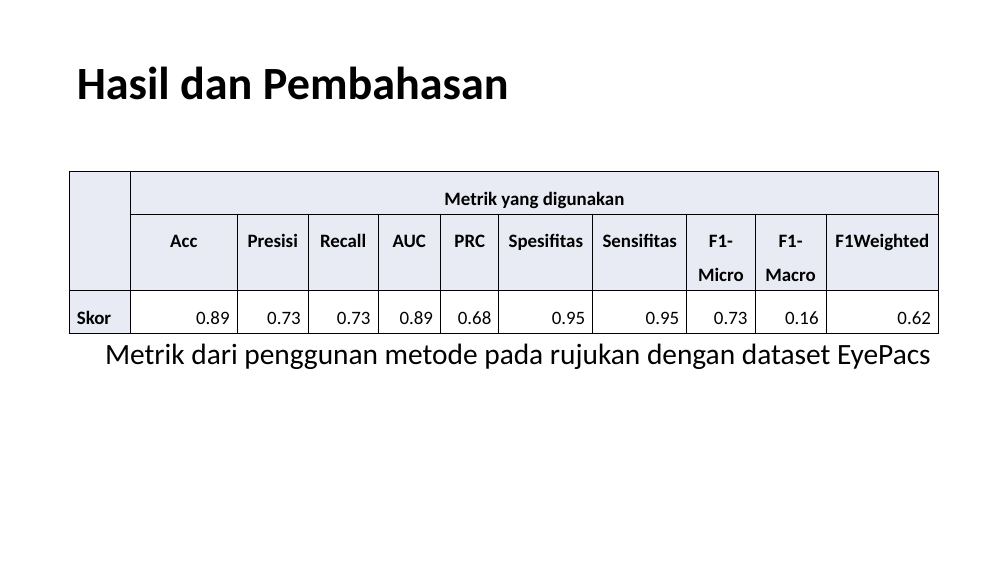
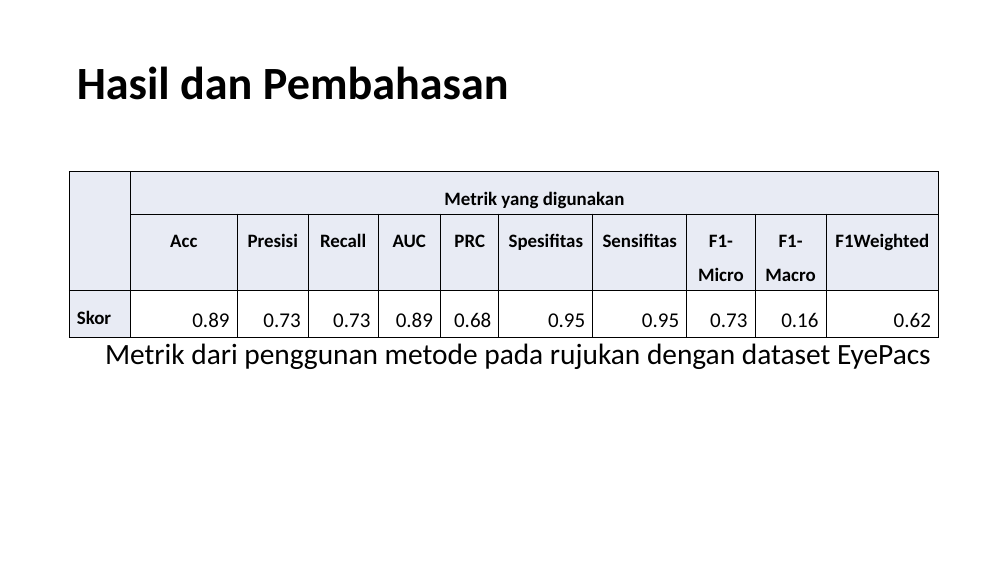
Before and after one commit to ruman1609/final_project_kecerdasan_komputasi, a slide deck: slide 14 of Report/FPv1.pptx. Drawn at 1008x567 pixels with LibreOffice and Linux fonts; fonts in the diff are those of the drawing; background and template pictures are left out. Boxes give left, top, right and bottom in pixels: in the first picture for what was removed or moved away, otherwise in the second. Text is boxed around its words. In the diff, an @@ line names an element or a change of style, - is before the commit and + after.

```diff
--- a/Report/FPv1.pptx
+++ b/Report/FPv1.pptx
@@ table at [70,172,938,331] @@
@@ size 18 to 20 pt in "0.89", "0.73", "0.73", "0.89" and 6 more places @@
```
Also in this commit, not shown: 4 other slides changed, 8 other files.
